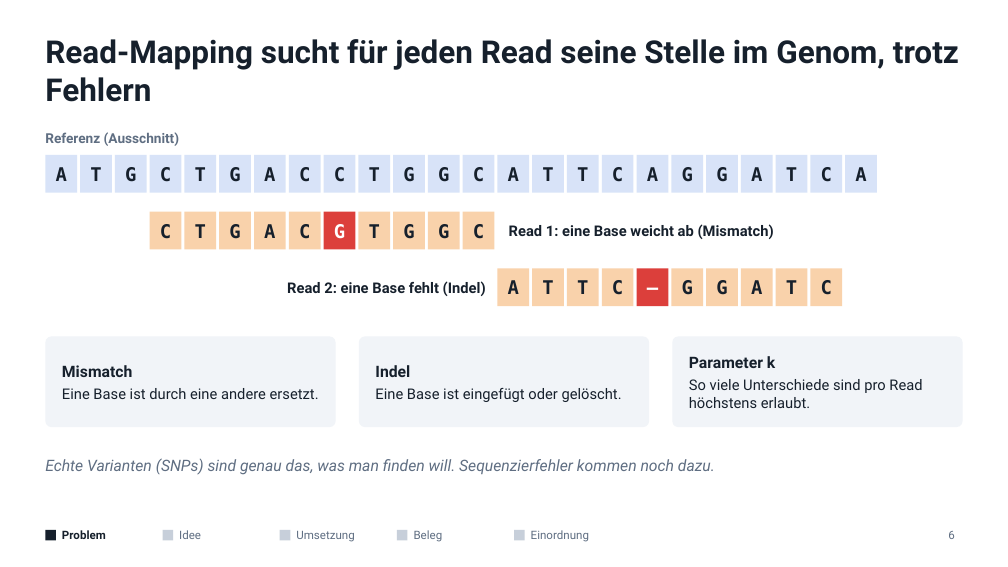
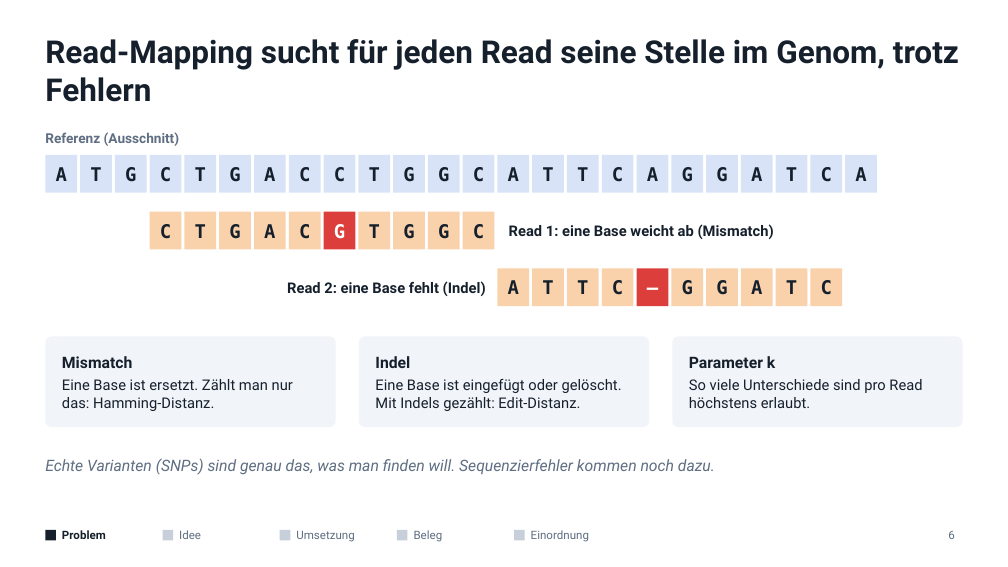
Before and after one commit to mawehl/BigData, a slide deck: slide 6 of CloudBurst_Vortrag.pptx. Drawn at 1008x567 pixels with LibreOffice and Linux fonts; fonts in the diff are those of the drawing. Boxes give left, top, right and bottom in pixels: in the first picture for what was removed or moved away, otherwise in the second. Text is boxed around its words. In the diff, an @@ line names an element or a change of style, - is before the commit and + after.

```diff
--- a/CloudBurst_Vortrag.pptx
+++ b/CloudBurst_Vortrag.pptx
@@ text at bbox=[62, 379, 293, 411]: text changed @@
-Eine Base ist durch eine andere ersetzt.
+Eine Base ist ersetzt. Zählt man nur das: Hamming-Distanz.
@@ text at bbox=[375, 379, 622, 411]: text changed @@
-Eine Base ist eingefügt oder gelöscht.
+Eine Base ist eingefügt oder gelöscht. Mit Indels gezählt: Edit-Distanz.
```
Also in this commit, not shown: 7 other slides changed, 8 slides added, 1 slide removed, 1 other file.
